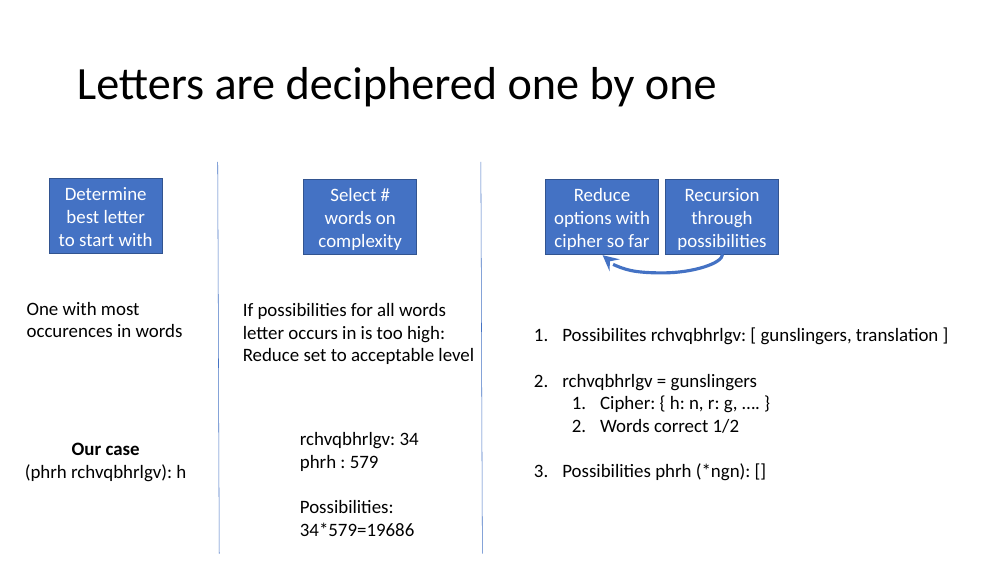
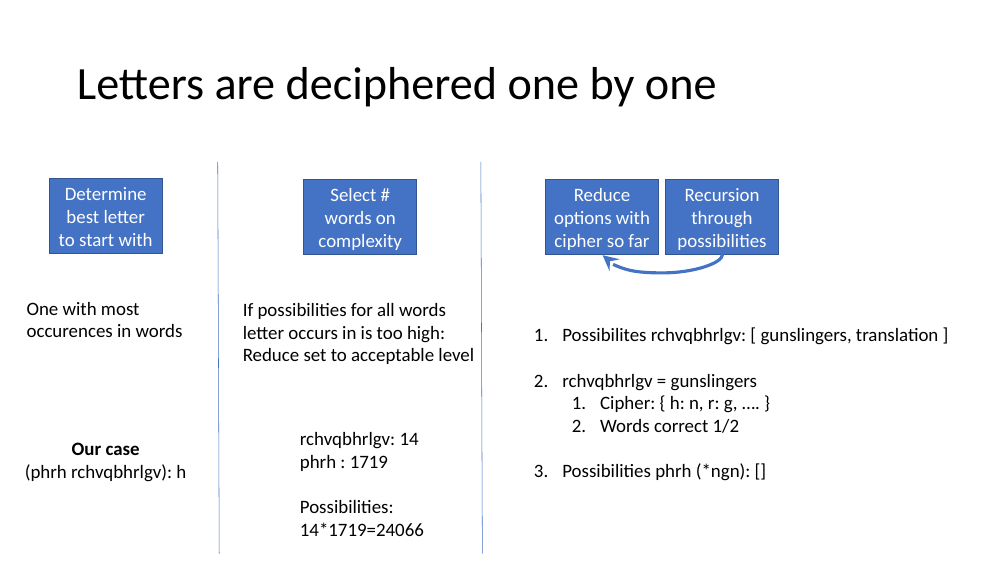
Before and after one commit to nielsdenissen/decipher-capstone, a slide deck: slide 6 of Presentation.pptx. Drawn at 1008x567 pixels with LibreOffice and Linux fonts; fonts in the diff are those of the drawing. Boxes give left, top, right and bottom in pixels: in the first picture for what was removed or moved away, otherwise in the second. Text is boxed around its words. In the diff, an @@ line names an element or a change of style, - is before the commit and + after.

```diff
--- a/Presentation.pptx
+++ b/Presentation.pptx
@@ text at [300,432,419,471]: text changed @@
-rchvqbhrlgv: 34
-phrh : 579
+rchvqbhrlgv: 14
+phrh : 1719
@@ text at [300,522,424,536]: text changed @@
-34*579=19686
+14*1719=24066
```
Also in this commit, not shown: 1 other slide changed.
